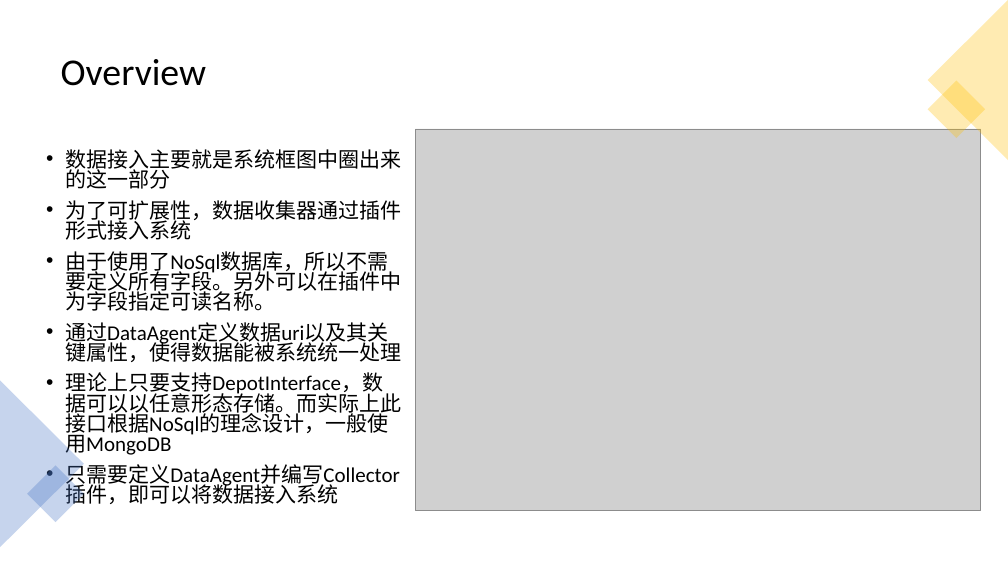
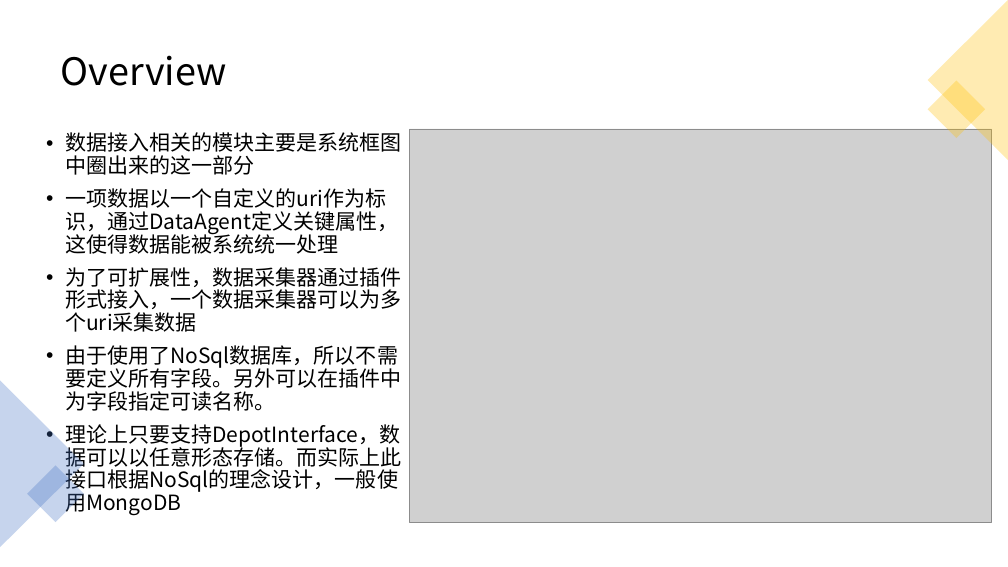
Before and after one commit to SleepySoft/StockAnalysisSystem, a slide deck: slide 2 of Doc/Presentation_How_To_Write_A_Collector.pptx. Drawn at 1008x567 pixels with LibreOffice and Linux fonts; fonts in the diff are those of the drawing; grey boxes stand for pictures. Boxes give left, top, right and bottom in pixels: in the first picture for what was removed or moved away, otherwise in the second. Text is boxed around its words. In the diff, an @@ line names an element or a change of style, - is before the commit and + after.

```diff
--- a/Doc/Presentation_How_To_Write_A_Collector.pptx
+++ b/Doc/Presentation_How_To_Write_A_Collector.pptx
@@ title "Overview" at bbox=[61, 55, 227, 86]: font Calibri to Noto Sans CJK SC @@
@@ text "数据接入相关的模块主要是系统框图中圈出来的这一部分": place and size @@
-text "数据接入相关的模块主要是系统框图中圈出来的这一部分" at bbox=[65, 149, 402, 507]
+text "数据接入相关的模块主要是系统框图中圈出来的这一部分" at bbox=[65, 132, 402, 515]
@@ text at bbox=[65, 132, 402, 332]: text changed; font Calibri to Noto Sans CJK SC @@
-• 数据接入主要就是系统框图中圈出来的这一部分
-• 为了可扩展性，数据收集器通过插件形式接入系统
+• 数据接入相关的模块主要是系统框图中圈出来的这一部分
+• 一项数据以一个自定义的uri作为标识，通过DataAgent定义关键属性，这使得数据能被系统统一处理
+• 为了可扩展性，数据采集器通过插件形式接入，一个数据采集器可以为多个uri采集数据
@@ picture: place and size @@
-picture at bbox=[416, 129, 982, 511]
+picture at bbox=[409, 129, 991, 523]
@@ text at bbox=[65, 322, 402, 362]: paragraph removed @@
-• 通过DataAgent定义数据uri以及其关键属性，使得数据能被系统统一处理
@@ text at bbox=[65, 345, 402, 515]: font Calibri to Noto Sans CJK SC in "由于使用了NoSql数据库，所以不需要定义所有字段。另外可以在插件中为字段指定可读名称。", "理论上只要支持DepotInterface，数据可以以任意形态存储。而实际上此接口根据NoSql的理念设计，一般使用Mo ..."; line spacing 0.8 to 0.9 @@
@@ text at bbox=[65, 461, 400, 507]: paragraph removed @@
-• 只需要定义DataAgent并编写Collector插件，即可以将数据接入系统
```
Also in this commit, not shown: 4 other slides changed, 4 slides added.
